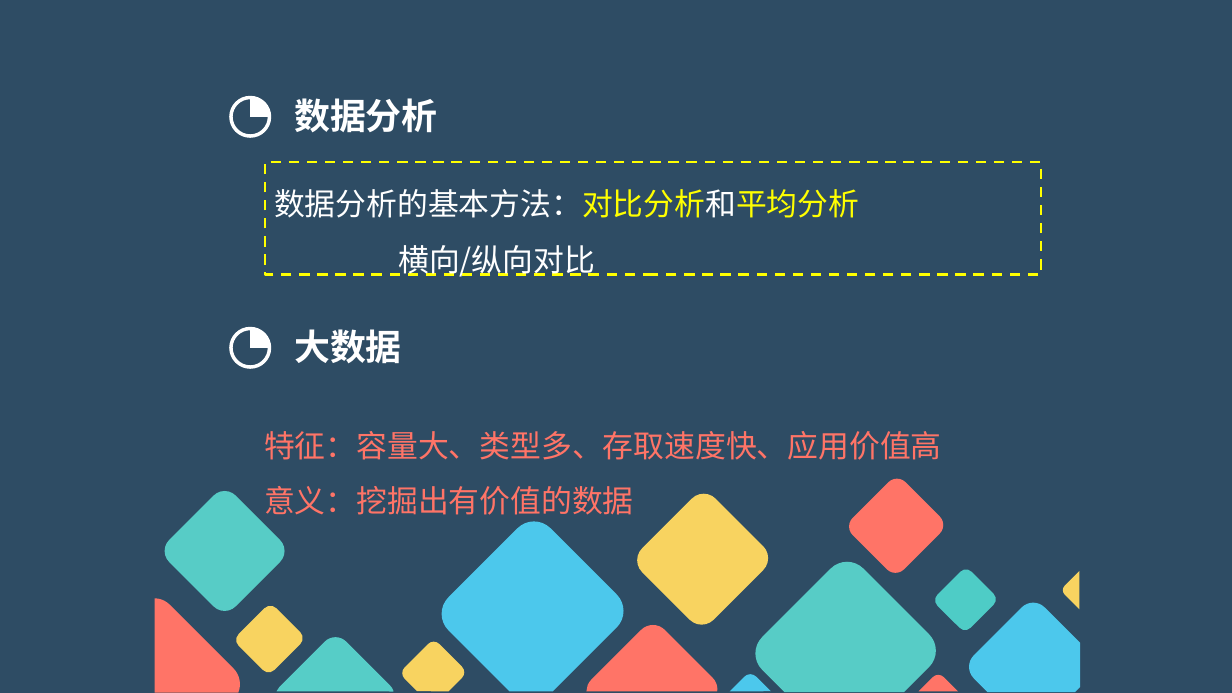
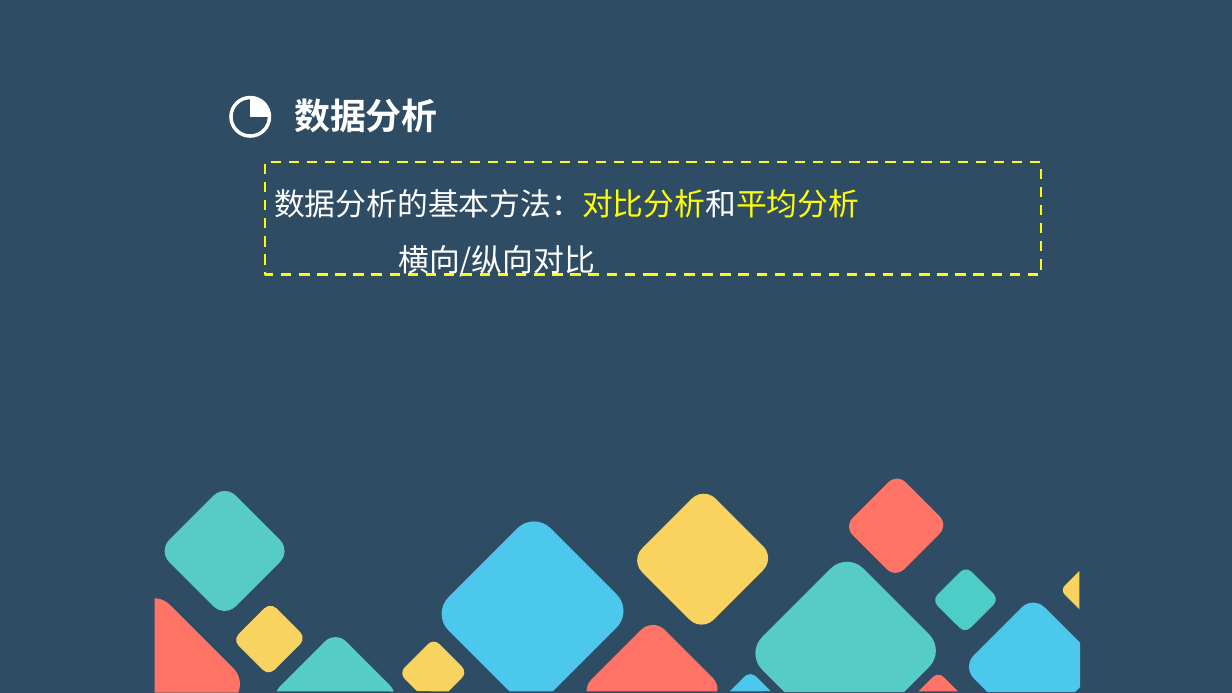
Before and after one commit to hongm32/2020design, a slide deck: slide 15 of 【第21课】走近数据分析①/【第21课】走近数据分析.pptx (slide 22 before the commit). Drawn at 1232x693 pixels with LibreOffice and Linux fonts; fonts in the diff are those of the drawing. Boxes give left, top, right and bottom in pixels: in the first picture for what was removed or moved away, otherwise in the second. Text is boxed around its words. In the diff, an @@ line names an element or a change of style, - is before the commit and + after.

Commit message:
调整课程设计，修改《【第22课】走近数据分析》课件

```diff
--- a/【第21课】走近数据分析①/【第21课】走近数据分析.pptx
+++ b/【第21课】走近数据分析①/【第21课】走近数据分析.pptx
@@ freeform shape removed at <box>229,327,271,369</box> @@
@@ text removed at <box>294,329,402,364</box> @@
-大数据
@@ text removed at <box>264,431,942,515</box> @@
-特征：容量大、类型多、存取速度快、应用价值高
-意义：挖掘出有价值的数据
```
Also in this commit, not shown: 11 slides removed, 28 other files.
